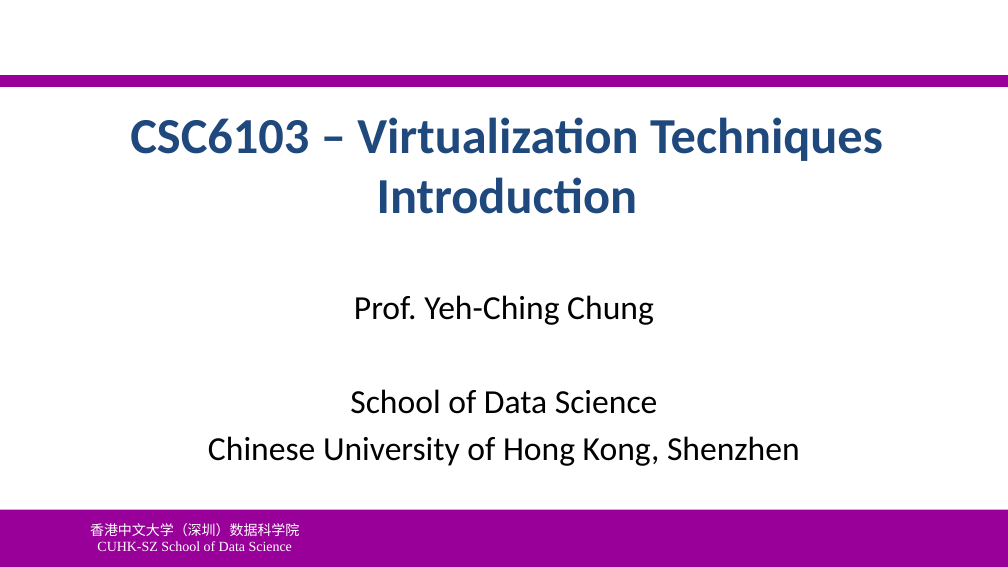
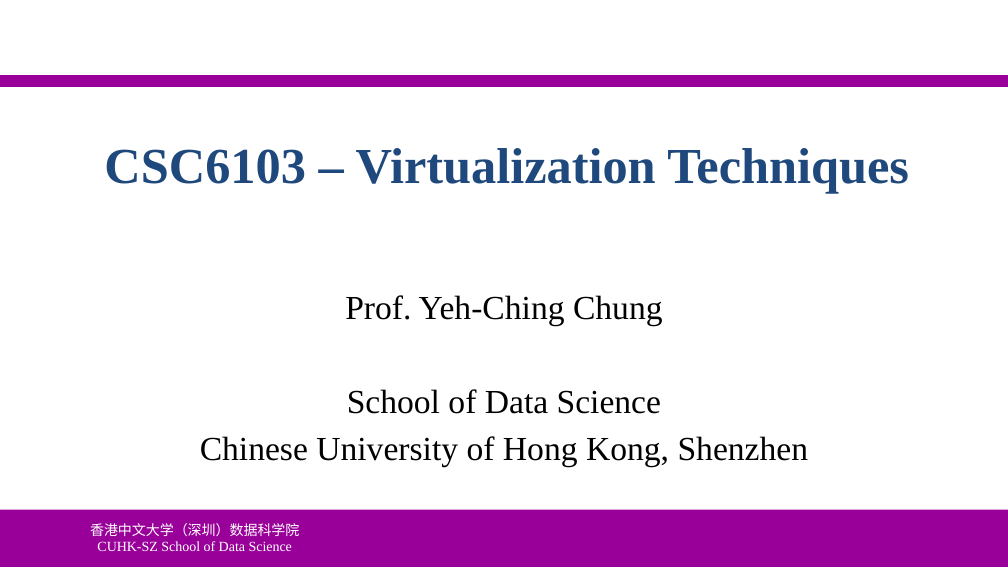
Before and after one commit to ychung1103/ychung1103.github.io, a slide deck: slide 1 of Slides/CSC6103/VT-01 Virtualization Introduction.pptx. Drawn at 1008x567 pixels with LibreOffice and Linux fonts; fonts in the diff are those of the drawing; background and template pictures are left out. Boxes give left, top, right and bottom in pixels: in the first picture for what was removed or moved away, otherwise in the second. Text is boxed around its words. In the diff, an @@ line names an element or a change of style, - is before the commit and + after.

```diff
--- a/Slides/CSC6103/VT-01 Virtualization Introduction.pptx
+++ b/Slides/CSC6103/VT-01 Virtualization Introduction.pptx
@@ title at (104, 148, 909, 193): text changed; font Calibri to Times New Roman @@
-CSC6103 – Virtualization Techniques
-Introduction
+CSC6103 – Virtualization Techniques
@@ subtitle "Prof. Yeh-Ching Chung" at (200, 295, 809, 467): font Calibri to Times New Roman @@
```
Also in this commit, not shown: 44 other slides changed, 2 slides removed, 1 other file.
